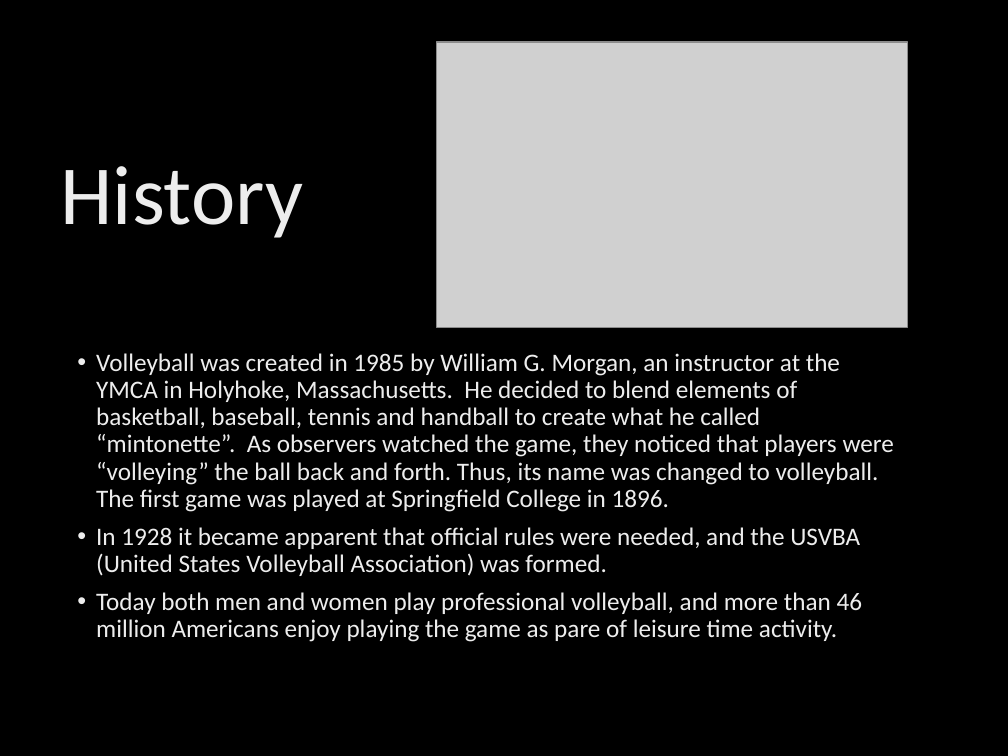
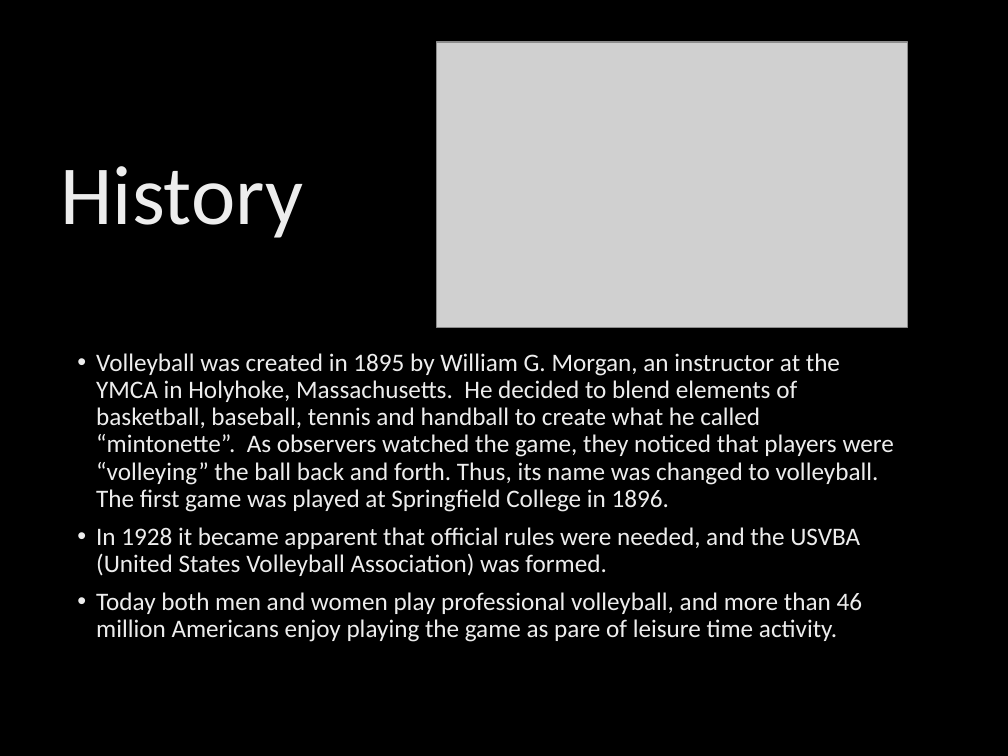
Before and after one commit to N-Harsha/Sureify, a slide deck: slide 2 of presentation/Volleyball.pptx. Drawn at 1008x756 pixels with LibreOffice and Linux fonts; fonts in the diff are those of the drawing; grey boxes stand for pictures; background and template pictures are left out. Boxes give left, top, right and bottom in pixels: in the first picture for what was removed or moved away, otherwise in the second. Text is boxed around its words. In the diff, an @@ line names an element or a change of style, - is before the commit and + after.

```diff
--- a/presentation/Volleyball.pptx
+++ b/presentation/Volleyball.pptx
@@ text at (96, 353, 894, 512): text changed @@
-• Volleyball was created in 1985 by William G. Morgan, an instructor at the YMCA in Holyhoke, Massachusetts. He decided to blend elements of basketball, baseball, tennis and handball to create what he called “mintonette”. As observers watched the game, they noticed that players were “volleying” the ball back and forth. Thus, its name was changed to volleyball. The first game was played at Springfield College in 1896.
+• Volleyball was created in 1895 by William G. Morgan, an instructor at the YMCA in Holyhoke, Massachusetts. He decided to blend elements of basketball, baseball, tennis and handball to create what he called “mintonette”. As observers watched the game, they noticed that players were “volleying” the ball back and forth. Thus, its name was changed to volleyball. The first game was played at Springfield College in 1896.
```
Also in this commit, not shown: 1 other slide changed, 2 slides added, 55 other files.
